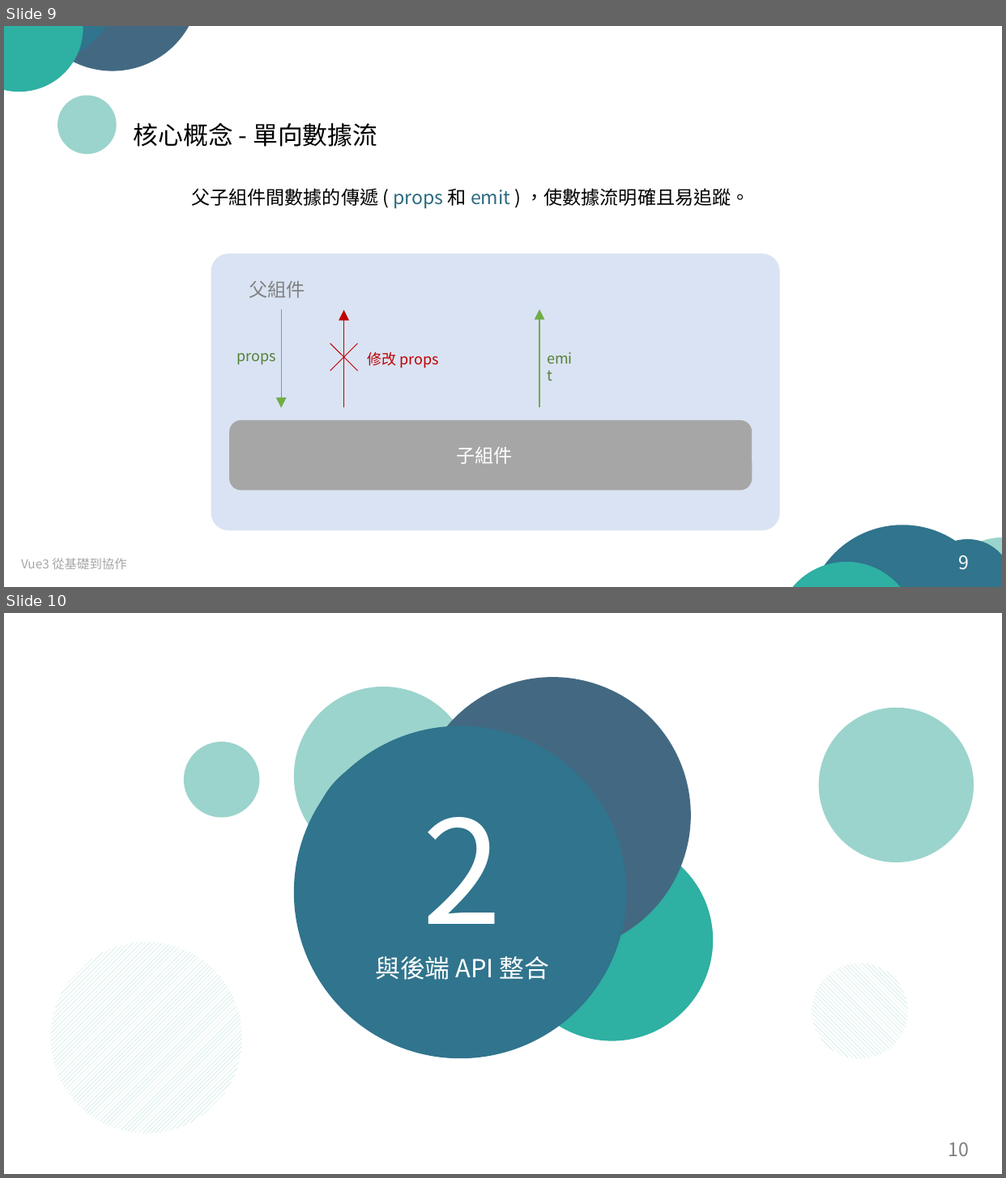
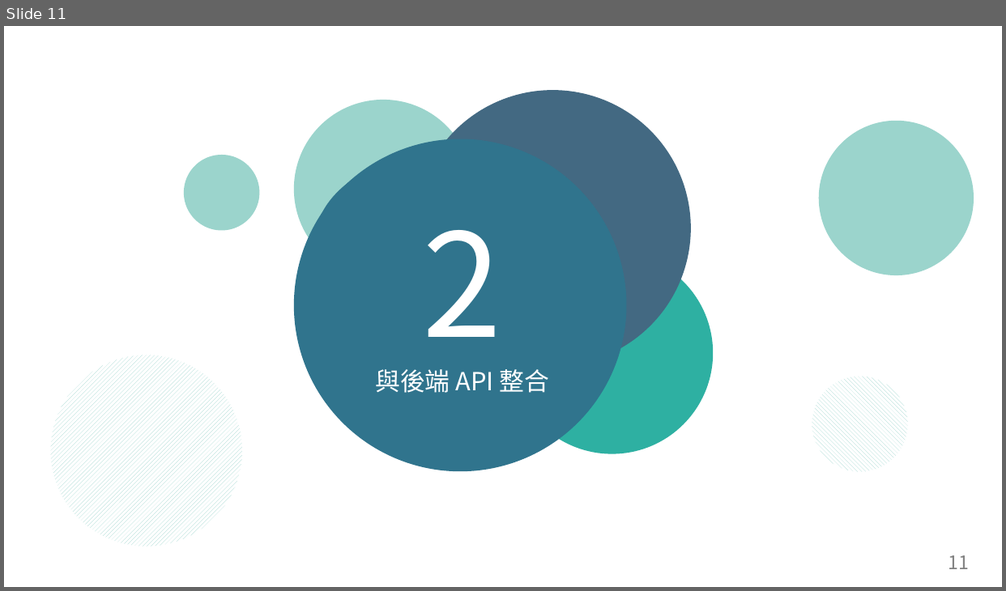
Before and after one commit to arx827/myDrive, a slide deck: Vue.js 從基礎到協作.pptx. Shown one above the other, each under a label of ours: slides 9 and 10 before the commit, slide 11 after it. The pictures are 1006x1178 and 1006x591 pixels, drawn with LibreOffice and Linux fonts; fonts in the diff are those of the drawing. Boxes give left, top, right and bottom in pixels: in the first picture for what was removed or moved away, otherwise in the second. Text is boxed around its words. In the diff, an @@ line names an element or a change of style, - is before the commit and + after.

Commit message:
[feature] 『Vue 從基礎到協作』

```diff
--- a/Vue.js 從基礎到協作.pptx
+++ b/Vue.js 從基礎到協作.pptx
@@ slide 9 removed at bbox=[4, 26, 1002, 587], background #FFFFFF @@
@@ group removed at bbox=[4, 26, 236, 167]: 5 ellipses @@
@@ text removed at bbox=[134, 123, 377, 147] @@
-核心概念 - 單向數據流
@@ text removed at bbox=[191, 188, 749, 208] @@
-父子組件間數據的傳遞 ( props 和 emit ) ，使數據流明確且易追蹤。
@@ rounded rectangle removed at bbox=[211, 254, 780, 531] @@
@@ text removed at bbox=[249, 281, 305, 298] @@
-父組件
@@ arrow removed from (281, 310) to (281, 408) @@
@@ arrow removed from (539, 407) to (539, 310) @@
@@ text removed at bbox=[236, 353, 275, 365] @@
-props
@@ group removed at bbox=[330, 310, 439, 408]: 2 lines, 1 arrow, 1 text @@
-修改 props
@@ text removed at bbox=[540, 346, 586, 371] @@
-emit
@@ rounded rectangle removed at bbox=[229, 420, 752, 491] @@
@@ text removed at bbox=[456, 447, 512, 464] @@
-子組件
@@ text removed at bbox=[21, 558, 126, 570] @@
-Vue3 從基礎到協作
@@ group removed at bbox=[756, 498, 1002, 587]: 5 ellipses @@
@@ page number removed at bbox=[959, 556, 970, 570] @@
-9
@@ what was slide 10 is now slide 11 @@
@@ page number at bbox=[948, 556, 970, 570]: text changed @@
-10
+11
```
Also in this commit, not shown: 11 slides changed, 2 slides added, 1 other file.
